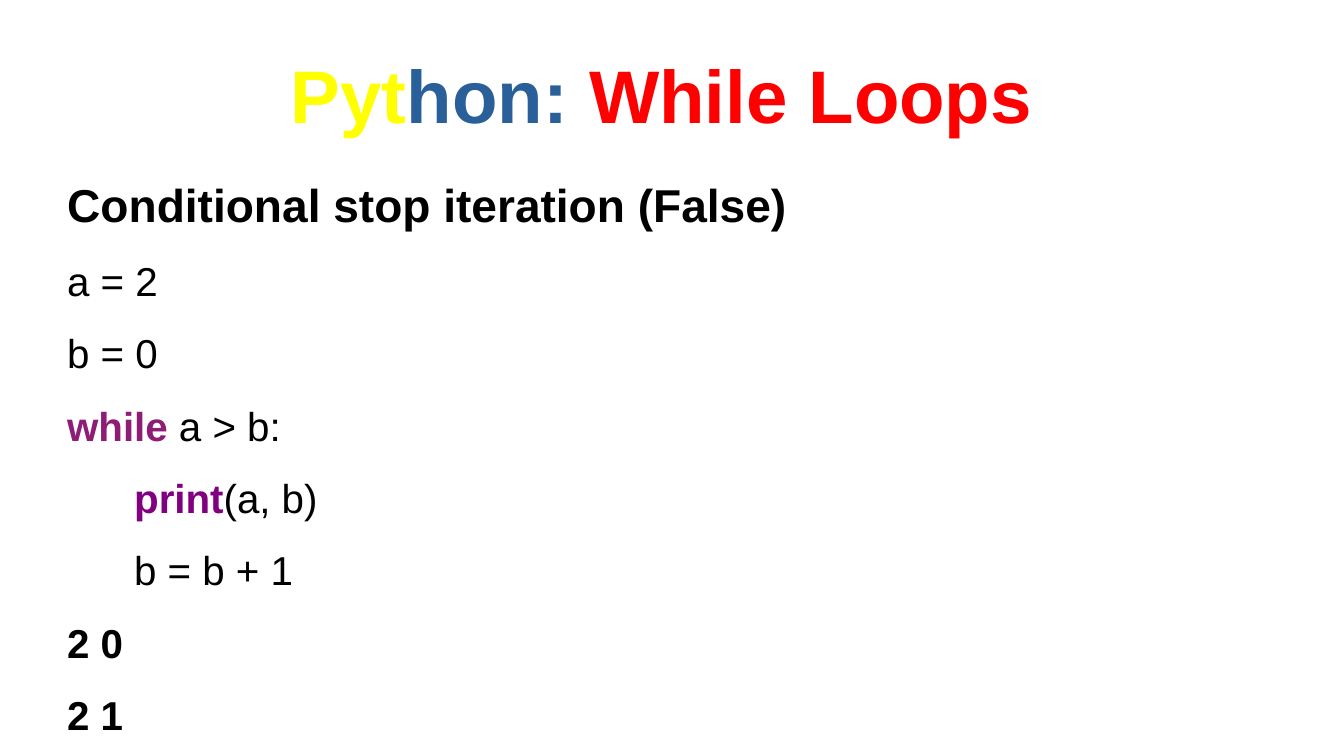
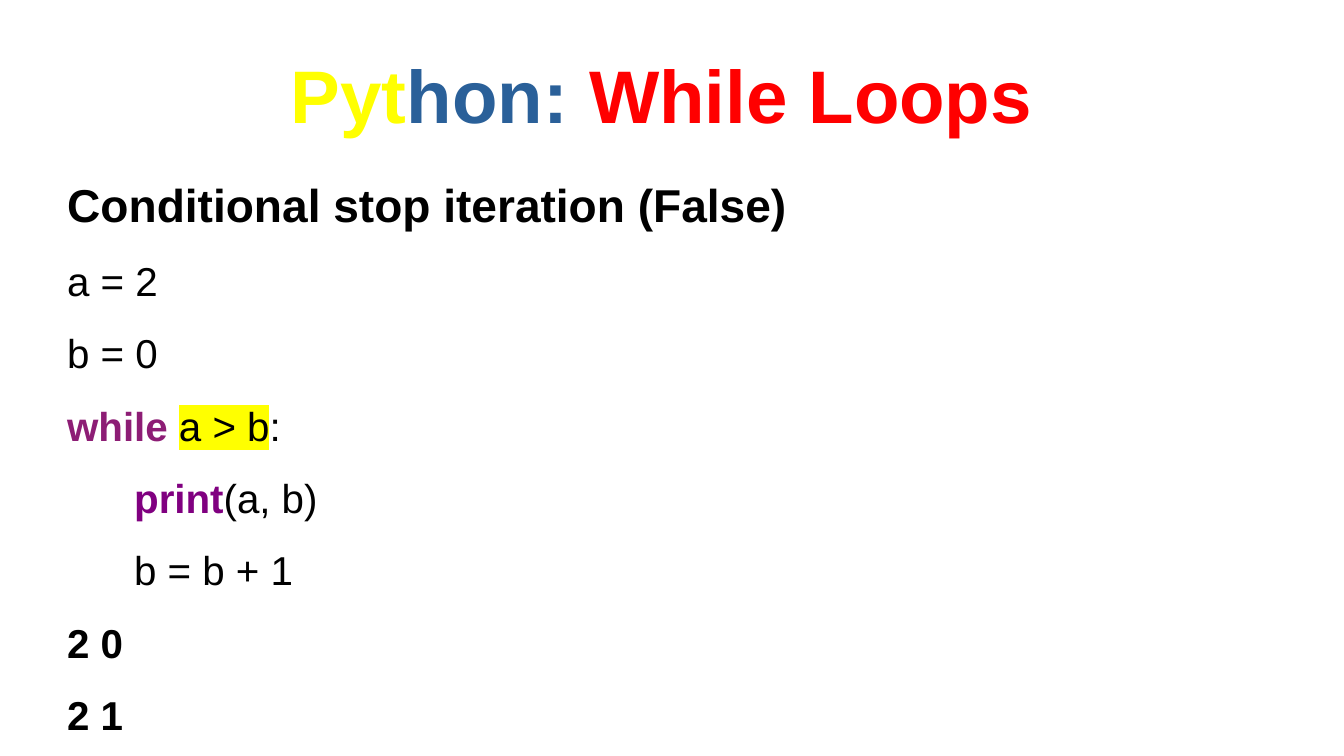
Before and after one commit to AndyDanian/chempyI, a slide deck: slide 5 of presentations/m1/c2.odp (slide 4 before the commit). Drawn at 1344x756 pixels with LibreOffice and Linux fonts; fonts in the diff are those of the drawing. Boxes give left, top, right and bottom in pixels: in the first picture for what was removed or moved away, otherwise in the second. Text is boxed around its words. In the diff, an @@ line names an element or a change of style, - is before the commit and + after.

```diff
--- a/presentations/m1/c2.odp
+++ b/presentations/m1/c2.odp
@@ text at [67,409,281,449]: highlight none to #FFFF00 in "a > b:" @@
```
Also in this commit, not shown: 1 other slide changed, 2 slides added, 1 slide removed, 2 other files.
